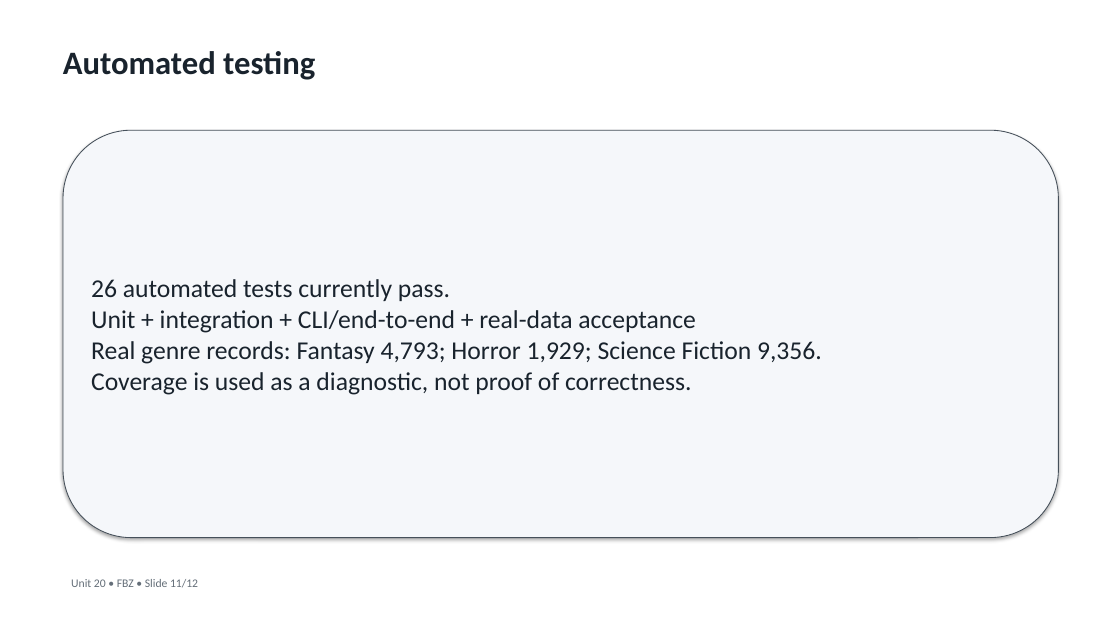
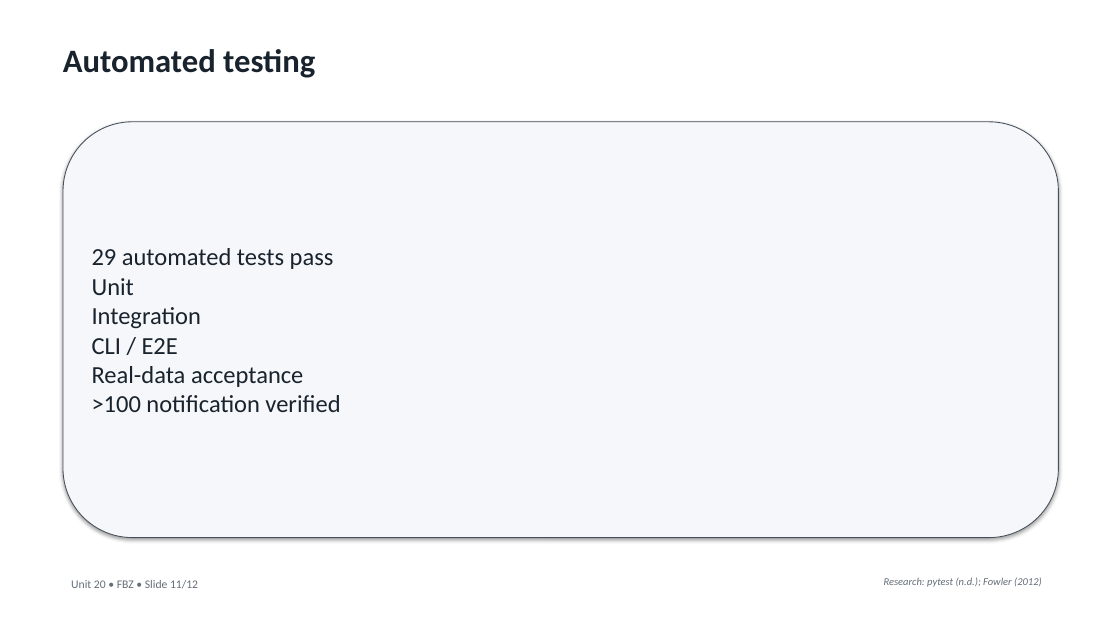
Before and after one commit to alibuildswebsites-ux/Unit20-FBZ-Comics-Unmasked-Application, a slide deck: slide 11 of submission/Unit20_FBZ_SOLID_OOP_Presentation.pptx. Drawn at 1120x630 pixels with LibreOffice and Linux fonts; fonts in the diff are those of the drawing. Boxes give left, top, right and bottom in pixels: in the first picture for what was removed or moved away, otherwise in the second. Text is boxed around its words. In the diff, an @@ line names an element or a change of style, - is before the commit and + after.

Commit message:
Complete Unit 20 FBZ Comics Unmasked application

```diff
--- a/submission/Unit20_FBZ_SOLID_OOP_Presentation.pptx
+++ b/submission/Unit20_FBZ_SOLID_OOP_Presentation.pptx
@@ rounded rectangle "29 automated tests pass Unit ...": place and size @@
-rounded rectangle "29 automated tests pass Unit ..." at (63, 130, 1059, 538)
+rounded rectangle "29 automated tests pass Unit ..." at (63, 122, 1059, 538)
@@ text in rounded rectangle at (92, 248, 340, 412): text changed; size 22 to 21 pt @@
-26 automated tests currently pass.
-Unit + integration + CLI/end-to-end + real-data acceptance
-Real genre records: Fantasy 4,793; Horror 1,929; Science Fiction 9,356.
-Coverage is used as a diagnostic, not proof of correctness.
+29 automated tests pass
+Unit
+Integration
+CLI / E2E
+Real-data acceptance
+>100 notification verified
@@ text added at (884, 577, 1042, 587), 9 pt, text #646E78, italic @@
+Research: pytest (n.d.); Fowler (2012)
```
Also in this commit, not shown: 9 other slides changed, 2 slides added, 2 slides removed, 36 other files.
